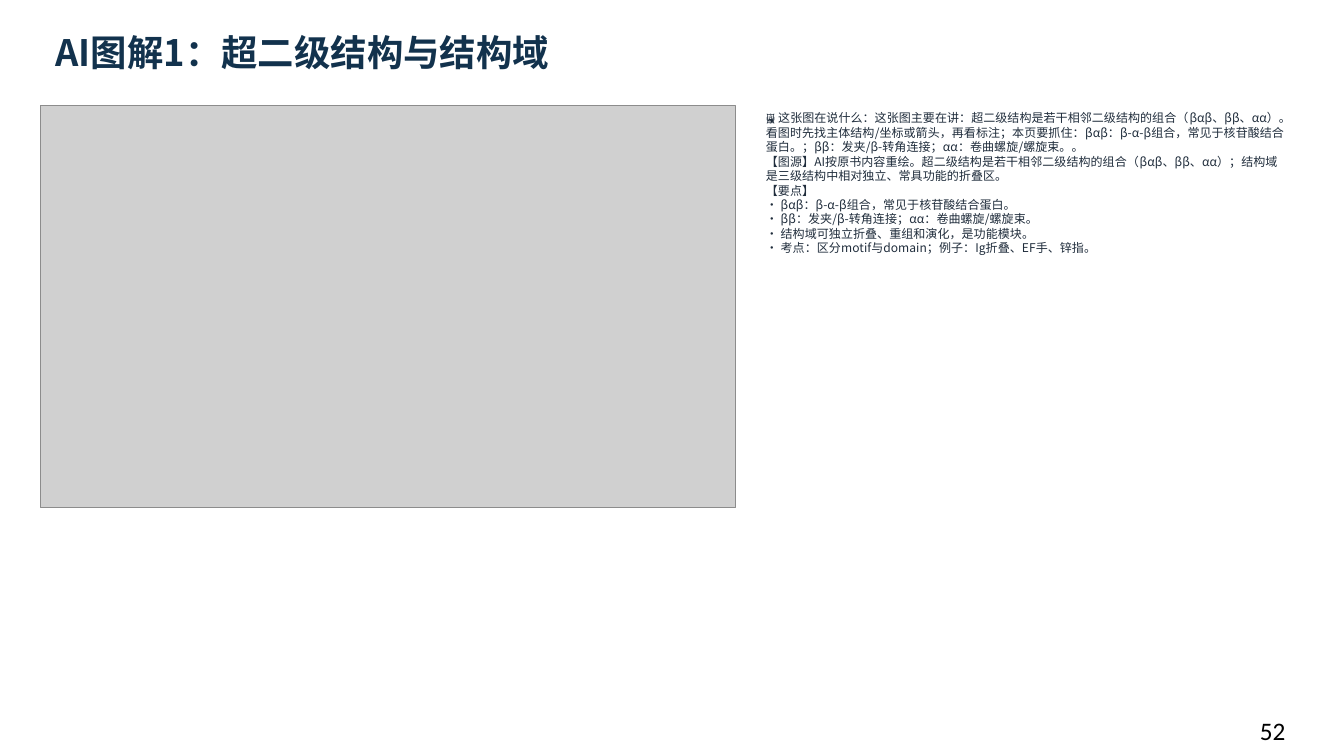
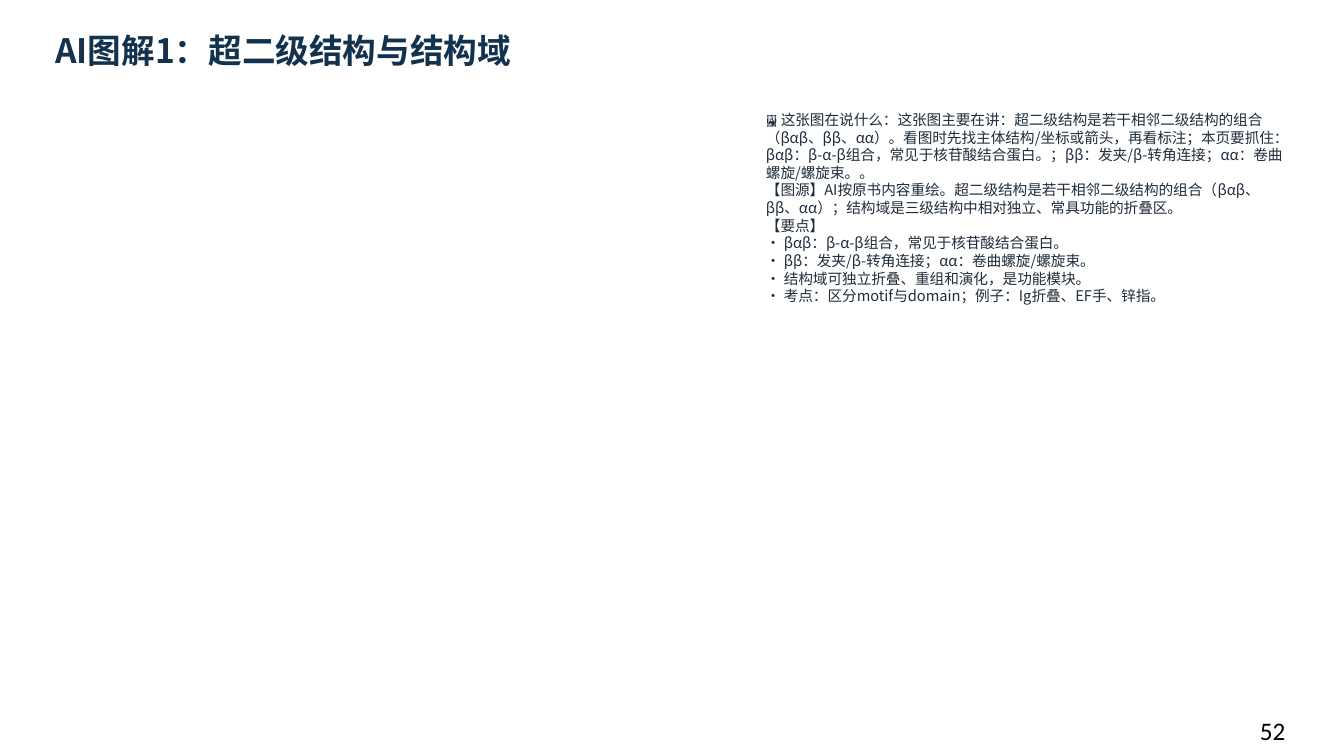
Before and after one commit to newkan-li/Biochemistry, a slide deck: slide 52 of downloads/bc03-ai-style.pptx. Drawn at 1344x756 pixels with LibreOffice and Linux fonts; fonts in the diff are those of the drawing; grey boxes stand for pictures. Boxes give left, top, right and bottom in pixels: in the first picture for what was removed or moved away, otherwise in the second. Text is boxed around its words. In the diff, an @@ line names an element or a change of style, - is before the commit and + after.

```diff
--- a/downloads/bc03-ai-style.pptx
+++ b/downloads/bc03-ai-style.pptx
@@ text "AI图解1：超二级结构与结构域" at (55,34,511,66): size 26 to 24 pt @@
@@ picture removed at (40,106,736,508) @@
@@ text "🖼 这张图在说什么：这张图主要在讲：超二级结构是若干相邻二级结构的组合（βαβ、ββ、αα）。看图时先找主体结构/坐标或 ..." at (766,112,1289,305): size 8.6 to 10.5 pt @@
```
Also in this commit, not shown: 78 other slides changed, 4 slides added, 18 other files.
